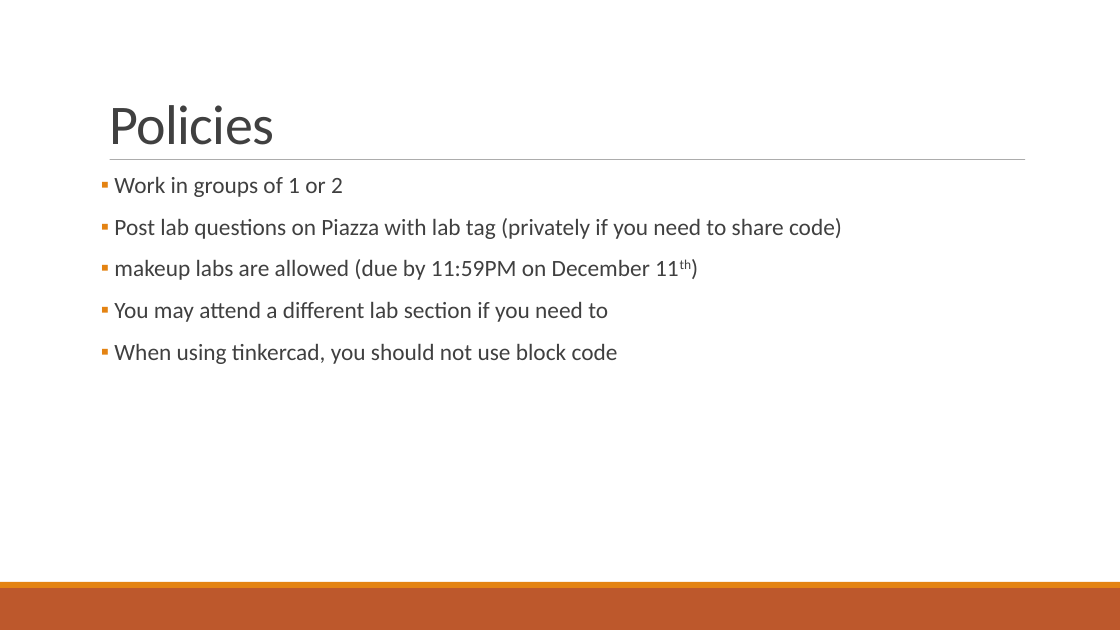
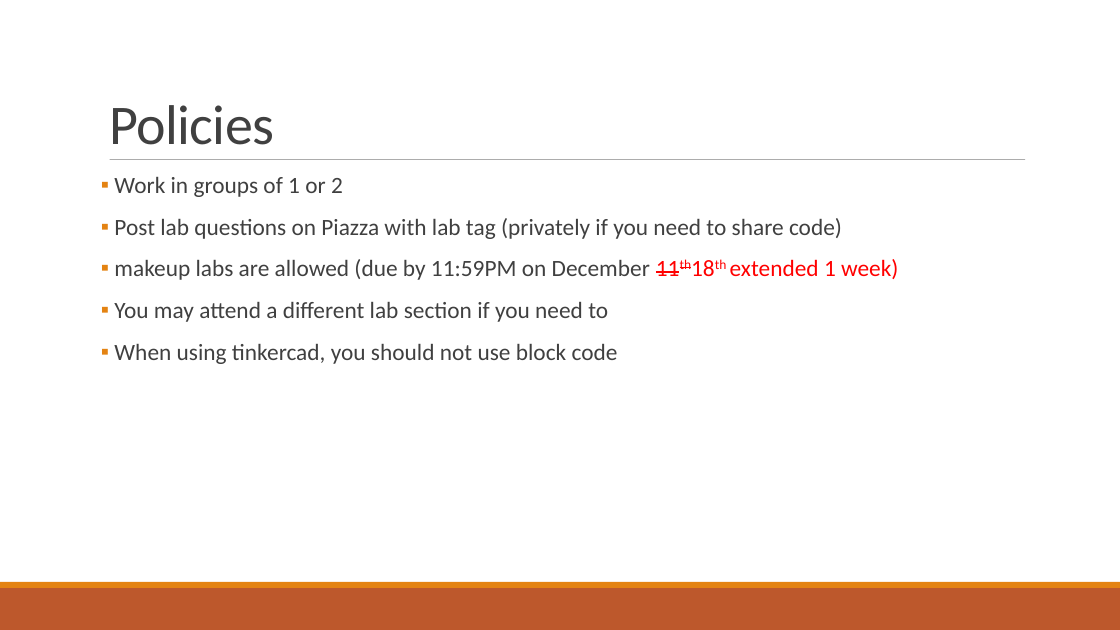
Before and after one commit to RyanZurrin/cs341, a slide deck: slide 3 of Lab 1/CS 341 Lab introduction.pptx. Drawn at 1120x630 pixels with LibreOffice and Linux fonts; fonts in the diff are those of the drawing. Boxes give left, top, right and bottom in pixels: in the first picture for what was removed or moved away, otherwise in the second. Text is boxed around its words. In the diff, an @@ line names an element or a change of style, - is before the commit and + after.

Commit message:
Policies: Extended deadline for makeup labs by 1 week

```diff
--- a/Lab 1/CS 341 Lab introduction.pptx
+++ b/Lab 1/CS 341 Lab introduction.pptx
@@ text at bbox=[114, 259, 898, 280]: text changed @@
-▪ makeup labs are allowed (due by 11:59PM on December 11th)
+▪ makeup labs are allowed (due by 11:59PM on December 11th18th extended 1 week)
```
